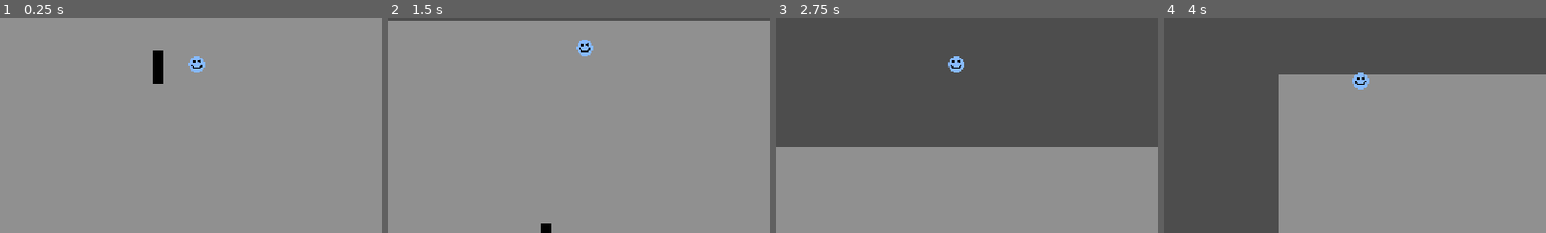
Above: before the commit, frames 1-4 (left to right).
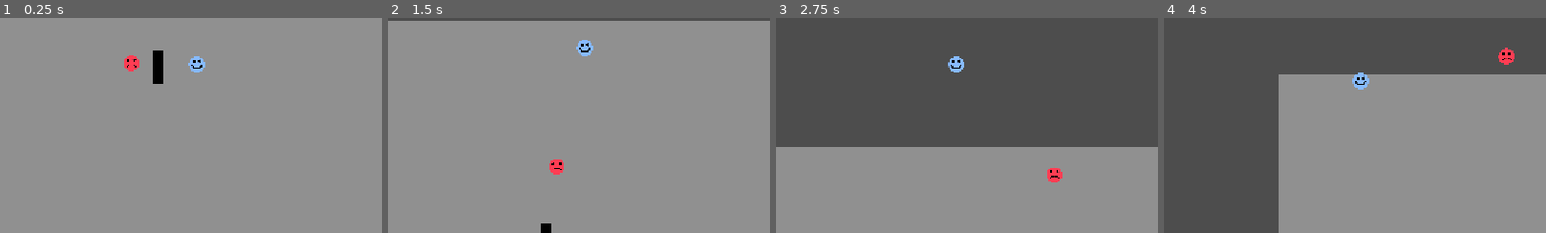
Above: after the commit, the same moments.

Repository: timothytse13/HvP
Game: Godot game, scene res://scene/main.tscn
Two runs of this game, one before a commit and one after it. Both use one fixed random seed, a clock stepped at 60 frames per second and the inputs below.
Inputs:
- Up to frame 1 (0.25 s): no input
- Up to frame 2 (1.5 s): hold W (up) from 0.53 s (still down)
- Up to frame 3 (2.75 s): release W (up) at 2.03 s; hold A (left) from 2.03 s (still down)
- Up to frame 4 (4 s): release A (left) at 3.53 s; hold S (down) from 3.53 s (still down)
The pictures show only the part of the screen within x 24-74%, y 39-89%; the shares and areas given below are measured in that part.

The runs differ from the first frame. In frame 1, 0.2% of the frame differs, in the area x 32-37%, y 17-25%; in frame 2, 0.2%; in frame 3, 0.2%; in frame 4, 0.2%, in the area x 87-92%, y 13-22%.

Commit message:
Added enemy and simple pathing

Diff:
--- /dev/null
+++ b/scene/enemy.gd
@@ -0,0 +1,16 @@
+extends CharacterBody2D
+
+
+const SPEED = 150.0
+
+
+var player: CharacterBody2D
+
+func _ready() -> void:
+	player = get_parent().get_node("Player")
+
+func _physics_process(delta: float) -> void:
+	if player:
+		var direction = global_position.direction_to(player.global_position)
+		velocity = direction * SPEED
+		move_and_slide()
--- /dev/null
+++ b/scene/enemy.tscn
@@ -0,0 +1,20 @@
+[gd_scene format=3 uid="uid://bug3ewtbcshxk"]
+
+[ext_resource type="Script" uid="uid://c3rtneeapa5uv" path="res://scene/enemy.gd" id="1_f87vc"]
+[ext_resource type="Texture2D" uid="uid://fiis0pvq4cx3" path="res://graphics/EnemyFace.png" id="1_h08p8"]
+
+[sub_resource type="CapsuleShape2D" id="CapsuleShape2D_a4kta"]
+radius = 12.0
+height = 24.0
+
+[node name="Enemy" type="CharacterBody2D" unique_id=81298573]
+script = ExtResource("1_f87vc")
+
+[node name="Sprite2D" type="Sprite2D" parent="." unique_id=1155139613]
+position = Vector2(9.5, 11.000002)
+scale = Vector2(0.13125, 0.13333334)
+texture = ExtResource("1_h08p8")
+
+[node name="CollisionShape2D" type="CollisionShape2D" parent="." unique_id=1290400799]
+position = Vector2(0, 1)
+shape = SubResource("CapsuleShape2D_a4kta")
--- a/scene/main.tscn
+++ b/scene/main.tscn
@@ -2,6 +2,7 @@
 
 [ext_resource type="PackedScene" uid="uid://d1fpb7i0dtaii" path="res://scene/player.tscn" id="1_itxqv"]
 [ext_resource type="PackedScene" uid="uid://c3d6ubfw0vny2" path="res://scene/test_object.tscn" id="2_v0l8b"]
+[ext_resource type="PackedScene" uid="uid://bug3ewtbcshxk" path="res://scene/enemy.tscn" id="3_wp4xf"]
 
 [node name="Main" type="Node2D" unique_id=1013720349]
 
@@ -17,3 +18,6 @@
 
 [node name="TestObject" parent="Objects" unique_id=1373748153 instance=ExtResource("2_v0l8b")]
 position = Vector2(508, 306)
+
+[node name="Enemy" parent="Objects" unique_id=81298573 instance=ExtResource("3_wp4xf")]
+position = Vector2(439, 322)
Binary file added: graphics/EnemyFace.png
Not shown, added: graphics/EnemyFace.png.import
Not shown, added: scene/enemy.gd.uid
